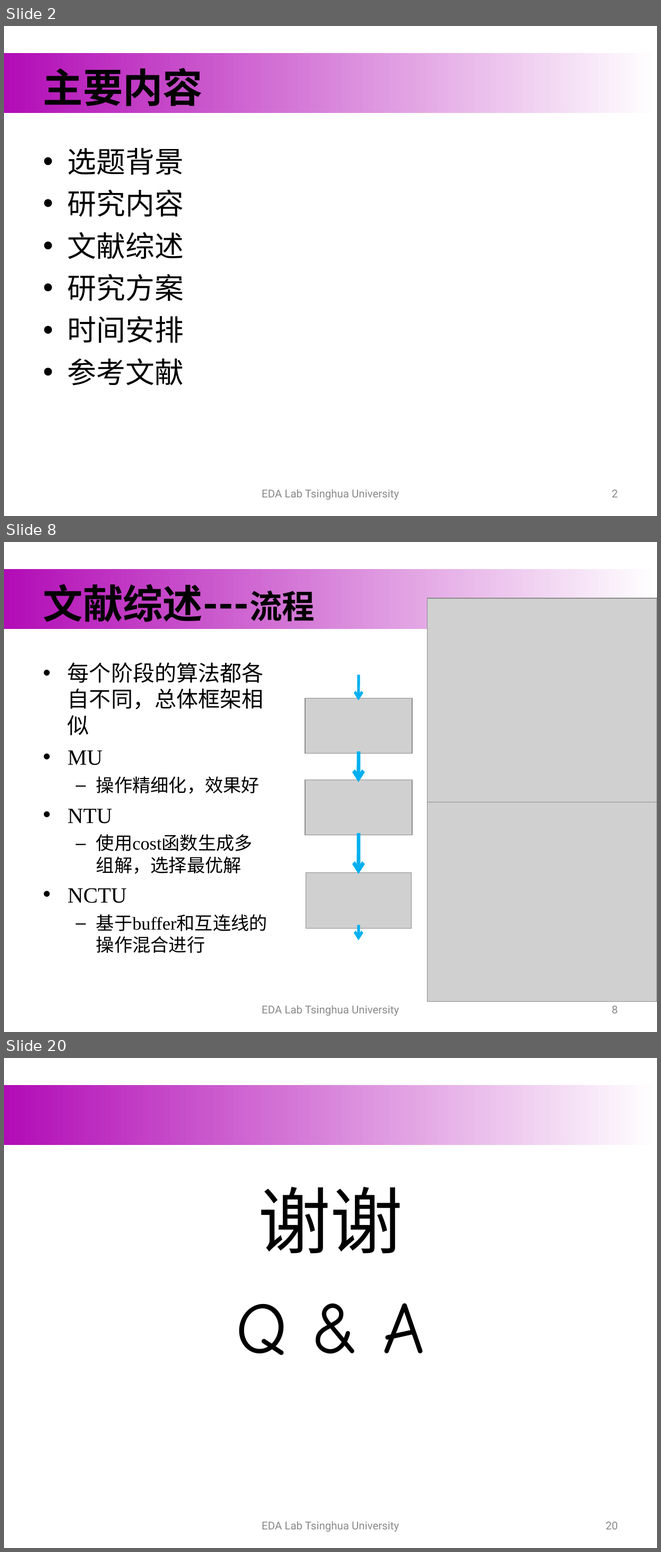
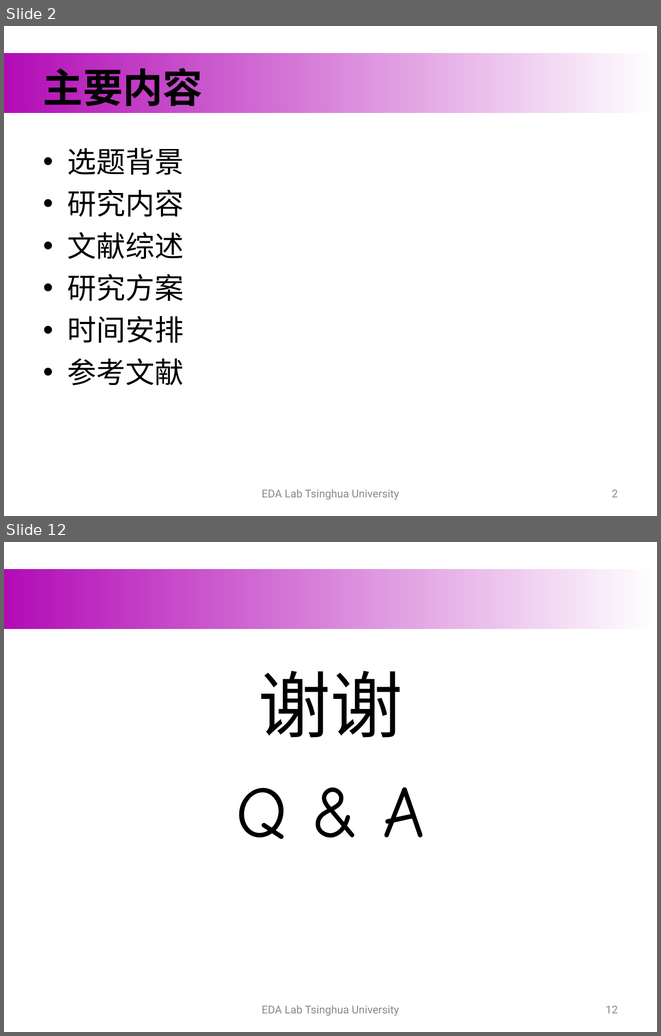
Before and after one commit to hewr1993/graduate_thesis, a slide deck: formal_materials/publish/开题.ppt. Shown one above the other, each under a label of ours: slides 2, 8 and 20 before the commit, slides 2 and 12 after it; the slides between them are not shown. The pictures are 661x1552 and 661x1036 pixels, drawn with LibreOffice and Linux fonts; fonts in the diff are those of the drawing; grey boxes stand for pictures; background and template pictures are left out. Boxes give left, top, right and bottom in pixels: in the first picture for what was removed or moved away, otherwise in the second. Text is boxed around its words. In the diff, an @@ line names an element or a change of style, - is before the commit and + after.

```diff
--- a/formal_materials/publish/开题.ppt
+++ b/formal_materials/publish/开题.ppt
@@ slide 8 removed at (x1=4, y1=542, x2=657, y2=1032), background #FFFFFF; not listed: 1 template element that a slide beside it also shows @@
@@ title removed at (x1=43, y1=578, x2=315, y2=628) @@
-文献综述---流程
@@ picture removed at (x1=427, y1=598, x2=657, y2=803) @@
@@ text removed at (x1=68, y1=662, x2=267, y2=931) @@
-• 每个阶段的算法都各自不同，总体框架相似
-• MU
-  – 操作精细化，效果好
-• NTU
-  – 使用cost函数生成多组解，选择最优解
-• NCTU
-  – 基于buffer和互连线的操作混合进行
@@ picture removed at (x1=427, y1=802, x2=657, y2=1001) @@
@@ group removed at (x1=305, y1=674, x2=412, y2=941): 4 arrows, 3 pictures @@
@@ text removed at (x1=262, y1=1005, x2=399, y2=1016) @@
-EDA Lab Tsinghua University
@@ page number removed at (x1=612, y1=1005, x2=618, y2=1013) @@
-8
@@ what was slide 20 is now slide 12 @@
@@ page number at (x1=606, y1=1005, x2=618, y2=1013): text changed @@
-20
+12
```
Also in this commit, not shown: 4 slides changed, 4 slides added, 11 other slides removed, 3 other files.
